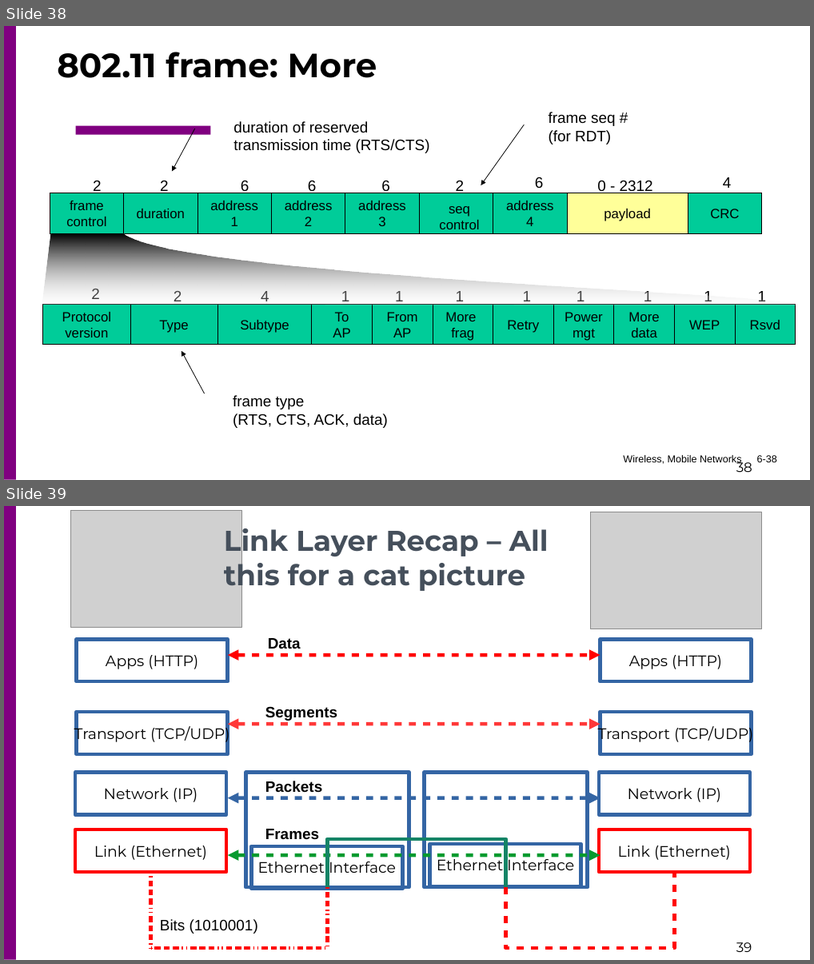
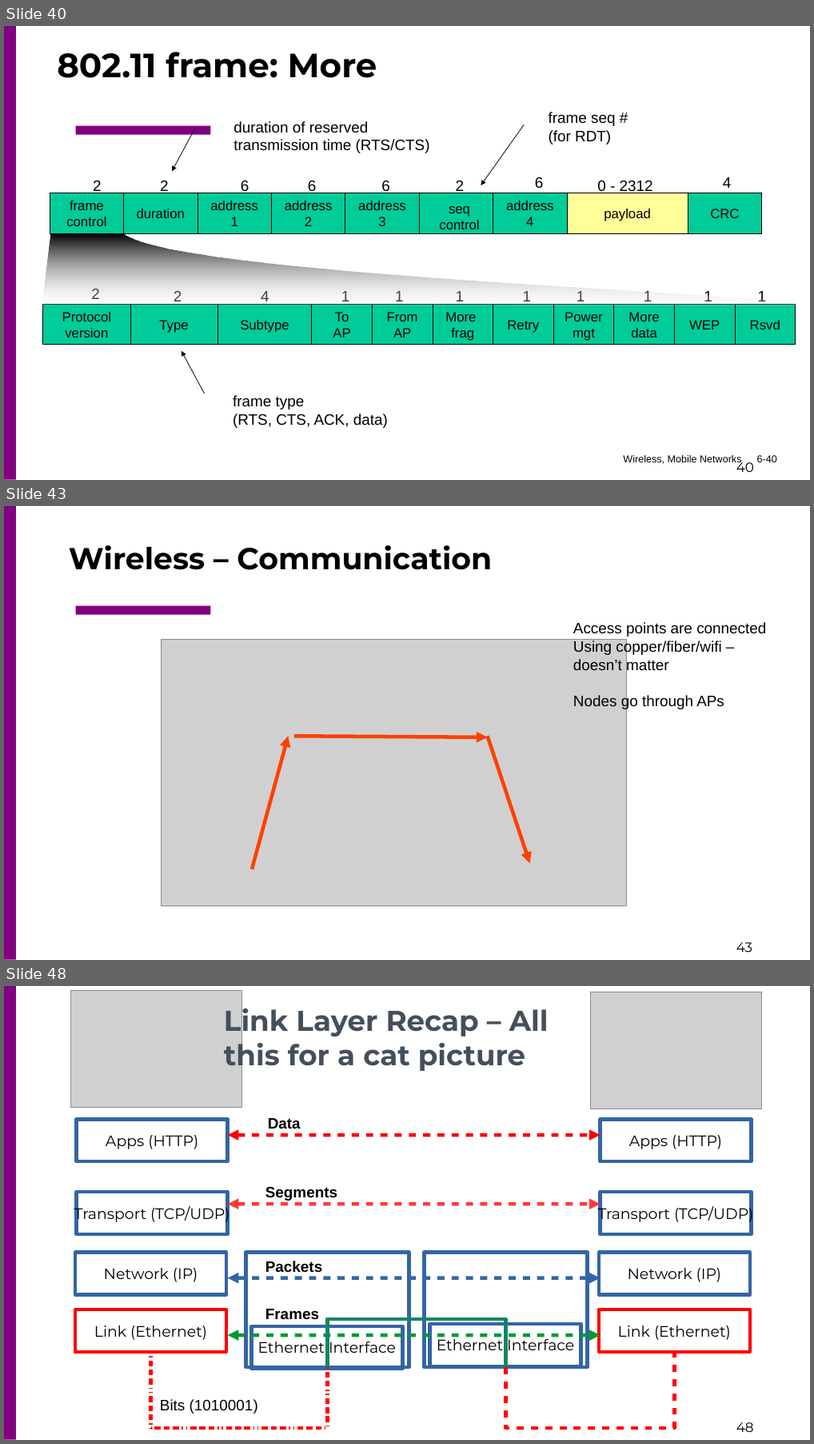
Before and after one commit to csc4200/csc4200.github.io, a slide deck: docs/lectures_source/class_slides-5.odp. Shown one above the other, each under a label of ours: slides 38 and 39 before the commit, slides 40, 43 and 48 after it; the slides between them are not shown. The pictures are 814x964 and 814x1444 pixels, drawn with LibreOffice and Linux fonts; fonts in the diff are those of the drawing; grey boxes stand for pictures. Boxes give left, top, right and bottom in pixels: in the first picture for what was removed or moved away, otherwise in the second. Text is boxed around its words. In the diff, an @@ line names an element or a change of style, - is before the commit and + after.

```diff
--- a/docs/lectures_source/class_slides-5.odp
+++ b/docs/lectures_source/class_slides-5.odp
@@ slide 43 added at (4, 506, 810, 960), background #FFFFFF; not listed: 3 template elements that a slide beside it also shows @@
@@ title added at (69, 545, 492, 570), 36 pt, text #000000, bold @@
+Wireless – Communication
@@ text added at (574, 622, 766, 709), 18 pt, text #000000 @@
+Access points are connected
+Using copper/fiber/wifi –
+doesn’t matter
+Nodes go through APs
@@ picture added at (162, 639, 627, 906) @@
@@ arrow added from (252, 869) to (288, 736), #FF4000 4.31 pt @@
@@ arrow added from (294, 736) to (488, 737), #FF4000 4.31 pt @@
@@ arrow added from (488, 736) to (530, 863), #FF4000 4.31 pt @@
@@ what was slide 38 is now slide 40 @@
@@ page number at (758, 455, 778, 462): text changed @@
-6-38
+6-40
@@ page number at (737, 459, 754, 472): text changed @@
-38
+40
@@ what was slide 39 is now slide 48 @@
@@ page number at (737, 1422, 754, 1432): text changed @@
-39
+48
```
Also in this commit, not shown: 2 slides changed, 8 other slides added, 9 other files.
